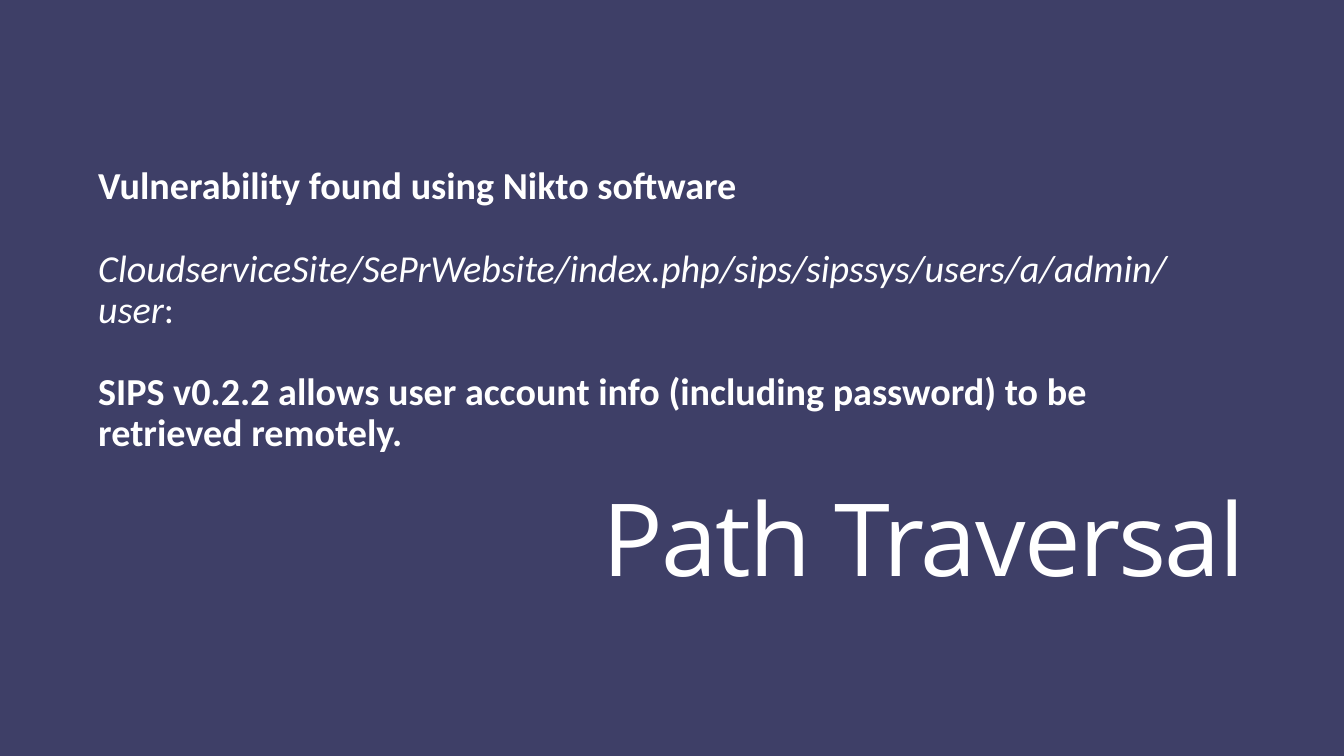
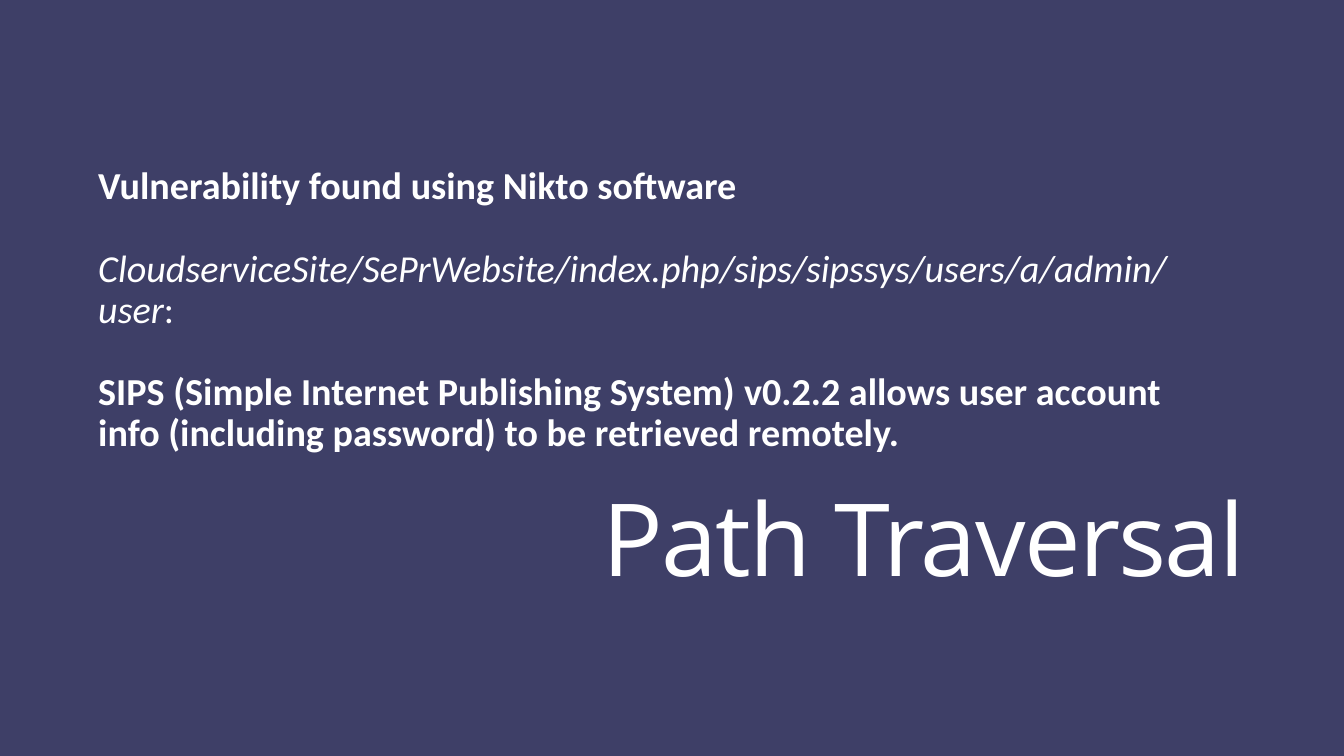
Before and after one commit to radityasurya/eFontys, a slide deck: slide 8 of Documentation/Final Presentation SePr.pptx. Drawn at 1344x756 pixels with LibreOffice and Linux fonts; fonts in the diff are those of the drawing. Boxes give left, top, right and bottom in pixels: in the first picture for what was removed or moved away, otherwise in the second. Text is boxed around its words. In the diff, an @@ line names an element or a change of style, - is before the commit and + after.

Commit message:
PPt

```diff
--- a/Documentation/Final Presentation SePr.pptx
+++ b/Documentation/Final Presentation SePr.pptx
@@ subtitle at <box>98,377,1161,453</box>: text changed @@
-SIPS v0.2.2 allows user account info (including password) to be retrieved remotely.
+SIPS (Simple Internet Publishing System) v0.2.2 allows user account info (including password) to be retrieved remotely.
```
